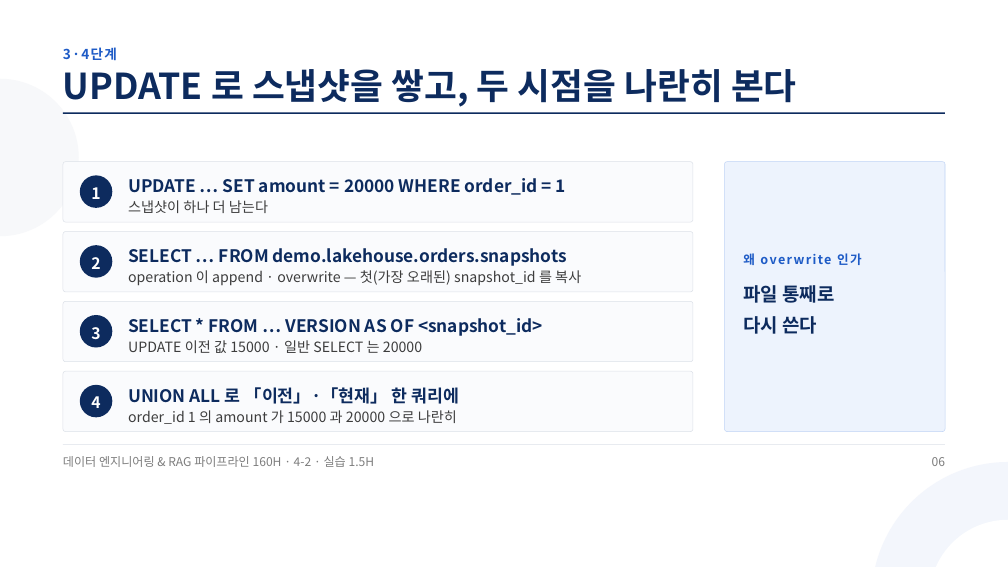
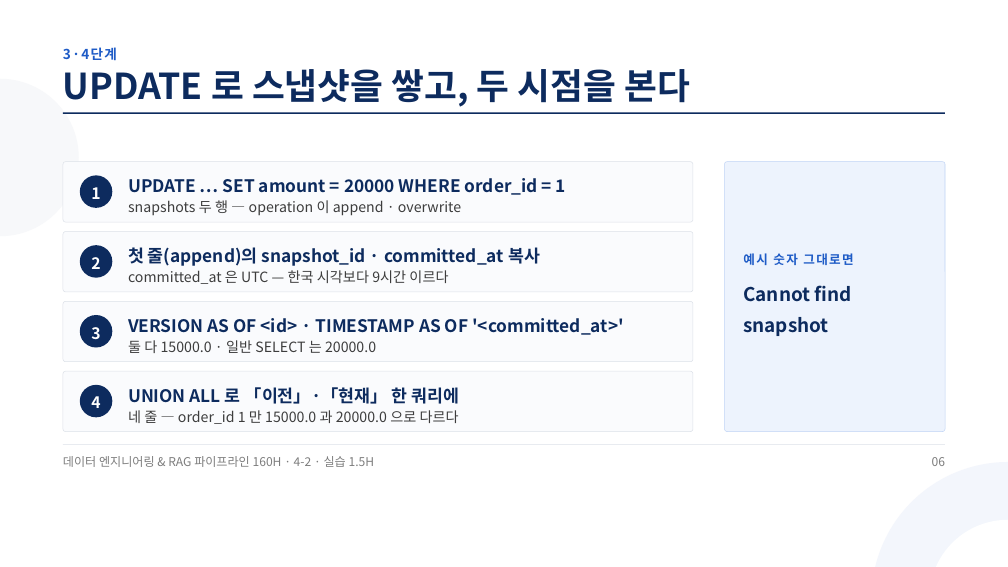
Before and after one commit to aebonlee/materials, a slide deck: slide 6 of data-eng/decks/w4d2s3.pptx. Drawn at 1008x567 pixels with LibreOffice and Linux fonts; fonts in the diff are those of the drawing. Boxes give left, top, right and bottom in pixels: in the first picture for what was removed or moved away, otherwise in the second. Text is boxed around its words. In the diff, an @@ line names an element or a change of style, - is before the commit and + after.

```diff
--- a/data-eng/decks/w4d2s3.pptx
+++ b/data-eng/decks/w4d2s3.pptx
@@ text at (63, 69, 690, 107): text changed @@
-UPDATE 로 스냅샷을 쌓고, 두 시점을 나란히 본다
+UPDATE 로 스냅샷을 쌓고, 두 시점을 본다
@@ text at (128, 200, 461, 216): text changed @@
-스냅샷이 하나 더 남는다
+snapshots 두 행 — operation 이 append · overwrite
@@ text at (128, 247, 540, 266): text changed @@
-SELECT … FROM demo.lakehouse.orders.snapshots
+첫 줄(append)의 snapshot_id · committed_at 복사
@@ text at (743, 253, 853, 265): text changed @@
-왜 overwrite 인가
+예시 숫자 그대로면
@@ text at (128, 270, 448, 284): text changed @@
-operation 이 append · overwrite — 첫(가장 오래된) snapshot_id 를 복사
+committed_at 은 UTC — 한국 시각보다 9시간 이르다
@@ text at (743, 285, 852, 336): text changed @@
-파일 통째로
-다시 쓴다
+Cannot find
+snapshot
@@ text at (128, 318, 624, 335): text changed @@
-SELECT * FROM … VERSION AS OF <snapshot_id>
+VERSION AS OF <id> · TIMESTAMP AS OF '<committed_at>'
@@ text at (128, 340, 376, 353): text changed @@
-UPDATE 이전 값 15000 · 일반 SELECT 는 20000
+둘 다 15000.0 · 일반 SELECT 는 20000.0
@@ text at (128, 410, 459, 424): text changed @@
-order_id 1 의 amount 가 15000 과 20000 으로 나란히
+네 줄 — order_id 1 만 15000.0 과 20000.0 으로 다르다
```
Also in this commit, not shown: 9 other slides changed, 32 other files.
